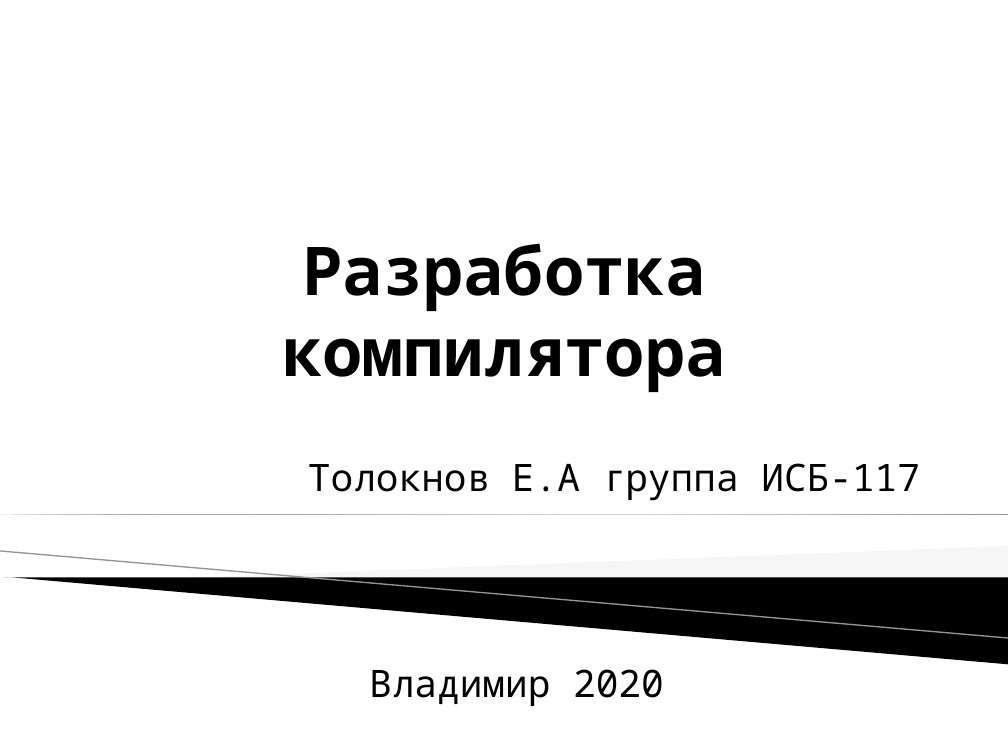
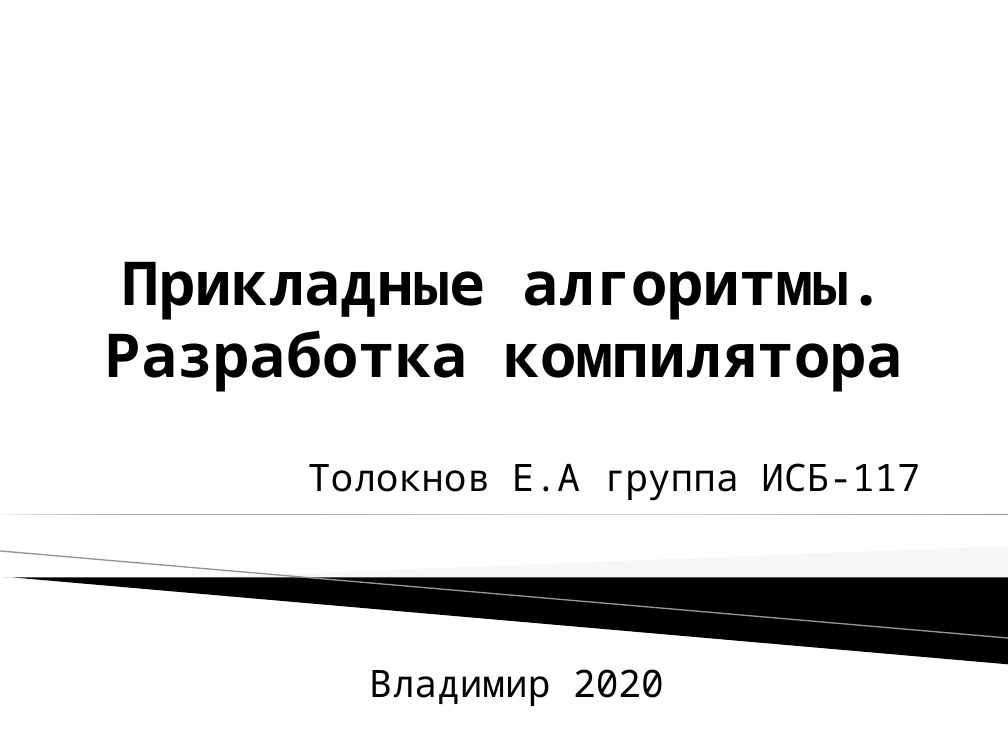
Before and after one commit to egort-33/ISB117, a slide deck: slide 1 of Презентация компилятор Толокнов ИСБ-117.pptx. Drawn at 1008x756 pixels with LibreOffice and Linux fonts; fonts in the diff are those of the drawing; background and template pictures are left out. Boxes give left, top, right and bottom in pixels: in the first picture for what was removed or moved away, otherwise in the second. Text is boxed around its words. In the diff, an @@ line names an element or a change of style, - is before the commit and + after.

```diff
--- a/Презентация компилятор Толокнов ИСБ-117.pptx
+++ b/Презентация компилятор Толокнов ИСБ-117.pptx
@@ title at [105,261,903,392]: text changed; size 48 to 43.2 pt @@
-Разработка компилятора
+Прикладные алгоритмы.
+Разработка компилятора
```
